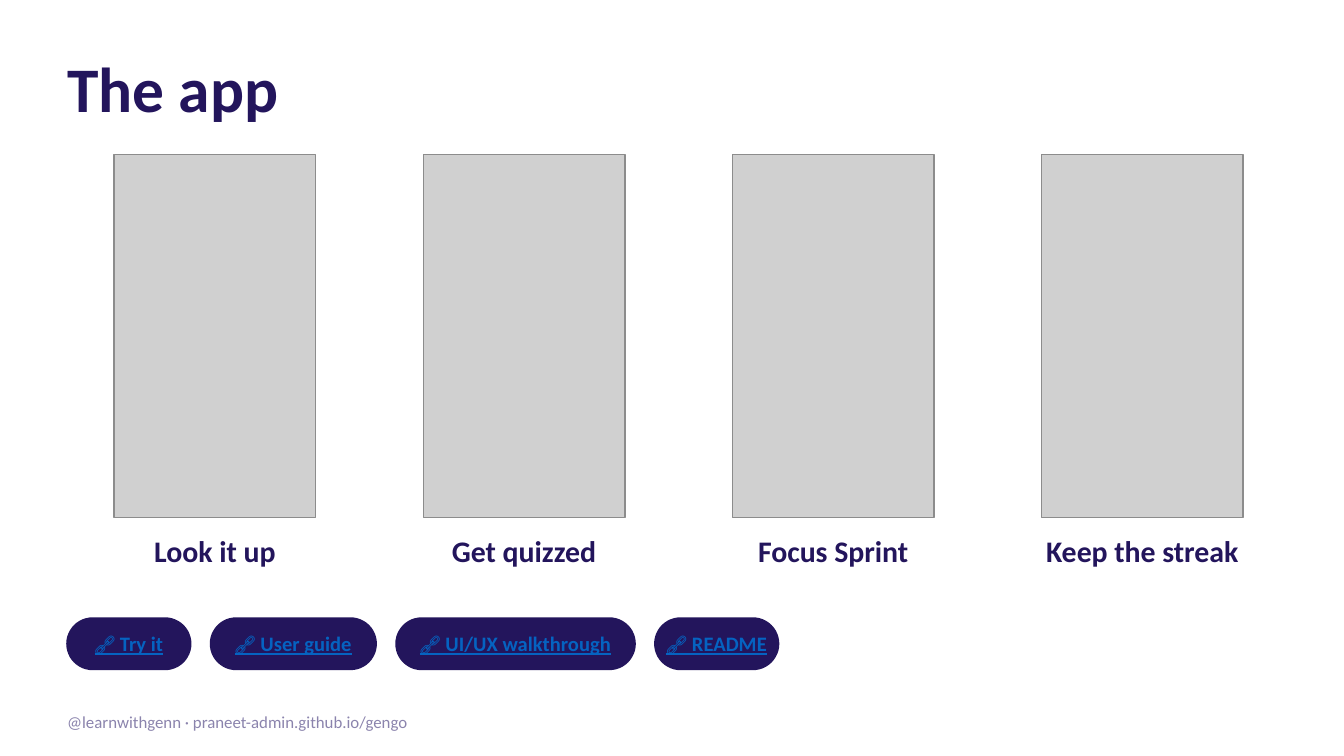
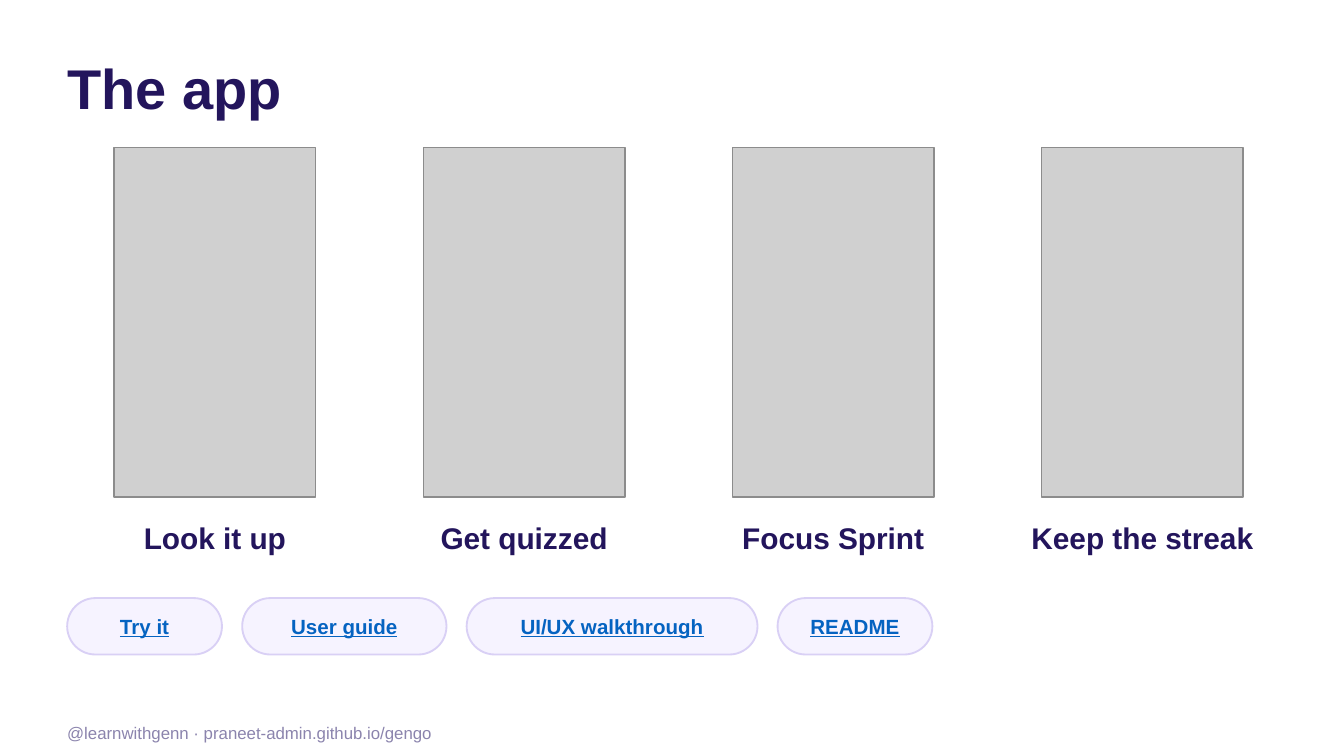
Before and after one commit to praneet-admin/gengo, a slide deck: slide 3 of launch/Gengo-Marketing-Glance.pptx. Drawn at 1344x756 pixels with LibreOffice and Linux fonts; fonts in the diff are those of the drawing; grey boxes stand for pictures. Boxes give left, top, right and bottom in pixels: in the first picture for what was removed or moved away, otherwise in the second. Text is boxed around its words. In the diff, an @@ line names an element or a change of style, - is before the commit and + after.

```diff
--- a/launch/Gengo-Marketing-Glance.pptx
+++ b/launch/Gengo-Marketing-Glance.pptx
@@ text "The app" at [67, 68, 281, 119]: size 34 to 30 pt, font Calibri to Arial @@
@@ picture: place and size @@
-picture at [114, 155, 316, 517]
+picture at [114, 148, 316, 497]
@@ picture: place and size @@
-picture at [423, 155, 625, 517]
+picture at [423, 148, 625, 497]
@@ picture: place and size @@
-picture at [732, 155, 934, 517]
+picture at [732, 148, 934, 497]
@@ picture: place and size @@
-picture at [1042, 155, 1243, 517]
+picture at [1042, 148, 1243, 497]
@@ font Calibri to Arial in 5 elements at [67, 727, 432, 743], [144, 527, 286, 554], [441, 527, 607, 554], [742, 527, 924, 554], [1031, 527, 1253, 554] @@
@@ 4 texts: place and size @@
-4 texts at [154, 541, 1238, 567]
+4 texts at [144, 527, 1253, 554]
@@ rounded rectangle: place and size @@
-rounded rectangle at [67, 618, 191, 669]
+rounded rectangle at [67, 598, 222, 655]
@@ rounded rectangle: place and size @@
-rounded rectangle at [211, 618, 376, 669]
+rounded rectangle at [242, 598, 446, 655]
@@ rounded rectangle: place and size @@
-rounded rectangle at [396, 618, 636, 669]
+rounded rectangle at [466, 598, 757, 655]
@@ fill #23155C to #F6F3FF; outline #23155C 1 pt to #D9D0F5 1 pt in 4 elements at [67, 598, 222, 655], [242, 598, 446, 655], [466, 598, 757, 655], [778, 598, 933, 655] @@
@@ rounded rectangle: place and size @@
-rounded rectangle at [655, 618, 778, 669]
+rounded rectangle at [778, 598, 933, 655]
@@ text at [120, 619, 170, 639]: text changed; font Calibri to Arial @@
-🔗 Try it
+Try it
@@ text at [291, 619, 398, 639]: text changed; font Calibri to Arial @@
-🔗 User guide
+User guide
@@ text at [521, 619, 703, 639]: text changed; font Calibri to Arial @@
-🔗 UI/UX walkthrough
+UI/UX walkthrough
@@ text at [810, 620, 899, 637]: text changed; font Calibri to Arial @@
-🔗 README
+README
@@ text "@learnwithgenn · praneet-admin.github.io/gengo": place and size @@
-text "@learnwithgenn · praneet-admin.github.io/gengo" at [67, 716, 407, 731]
+text "@learnwithgenn · praneet-admin.github.io/gengo" at [67, 727, 432, 743]
```
Also in this commit, not shown: 11 other slides changed.
